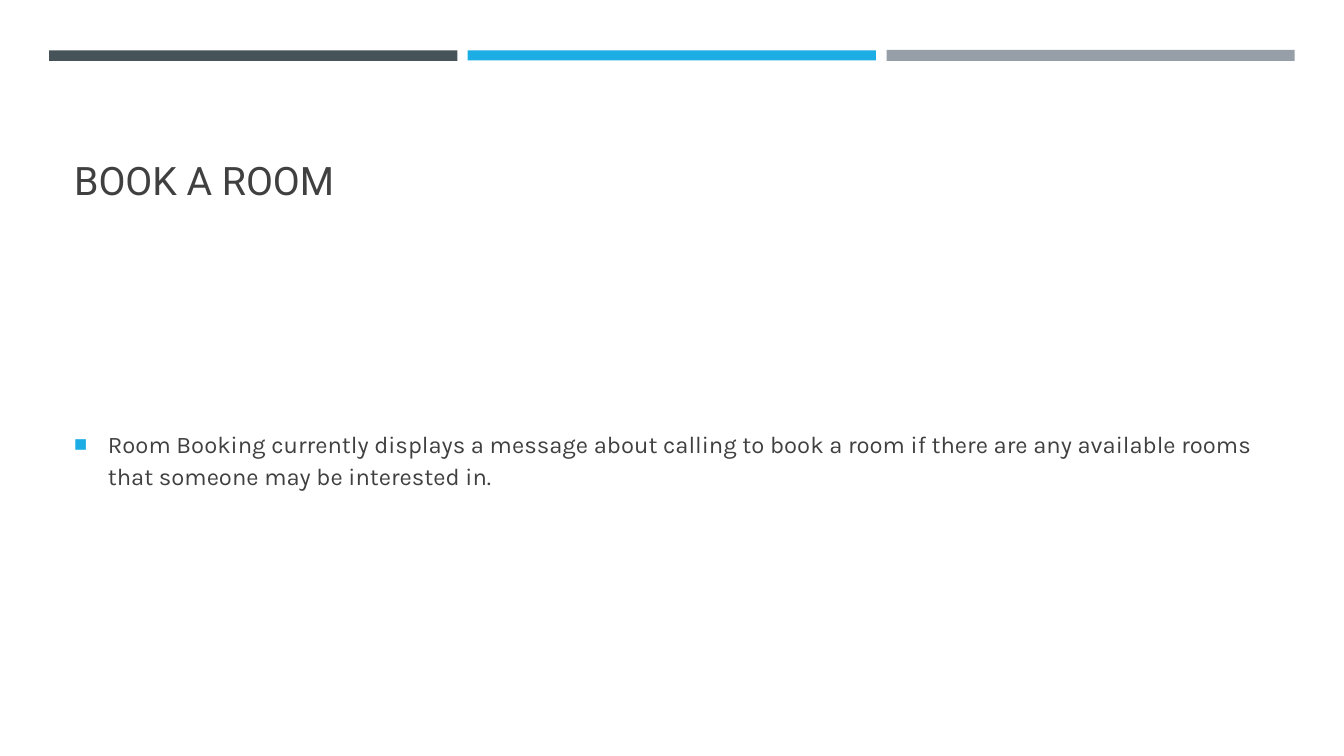
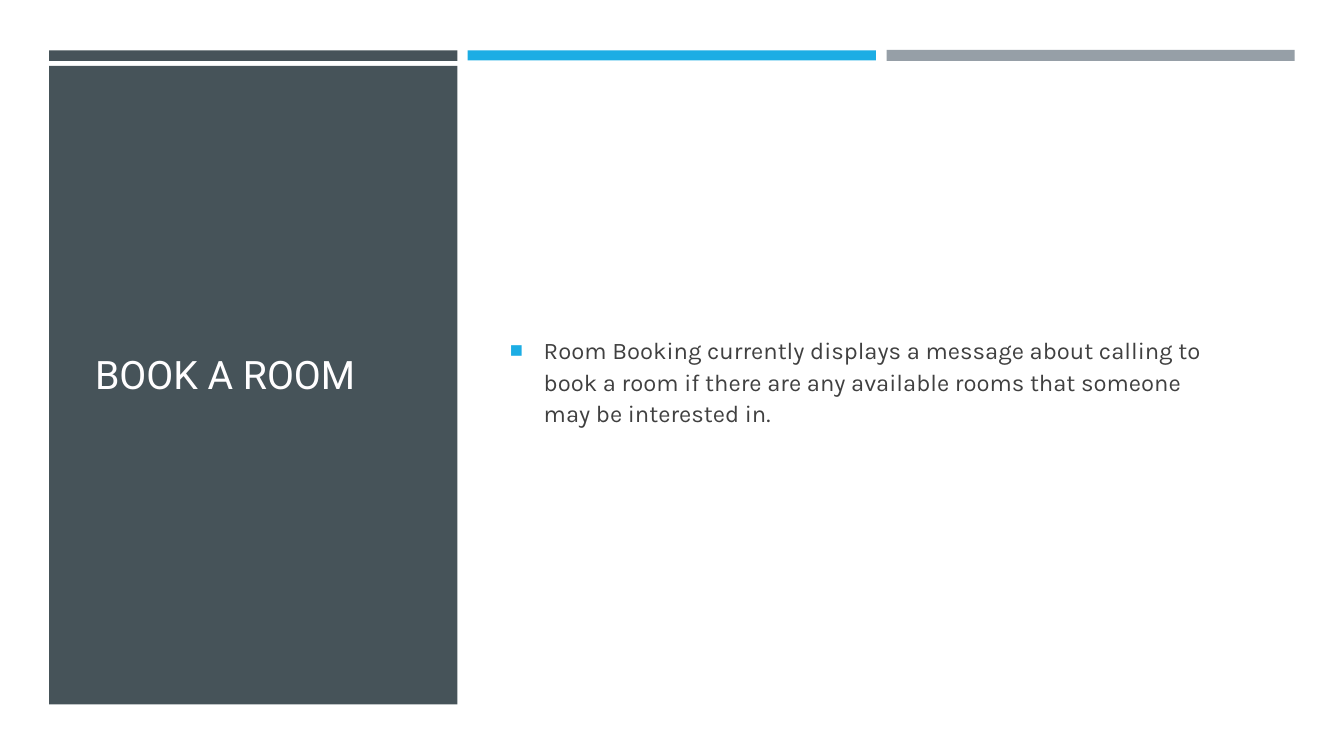
Before and after one commit to KershawK5646/CapstoneProject, a slide deck: slide 13 of Design Docs/Maker Space.pptx (slide 11 before the commit). Drawn at 1344x756 pixels with LibreOffice and Linux fonts; fonts in the diff are those of the drawing. Boxes give left, top, right and bottom in pixels: in the first picture for what was removed or moved away, otherwise in the second. Text is boxed around its words. In the diff, an @@ line names an element or a change of style, - is before the commit and + after.

```diff
--- a/Design Docs/Maker Space.pptx
+++ b/Design Docs/Maker Space.pptx
@@ rectangle added at <box>0,0,1344,756</box>, fill #FFFFFF @@
@@ rectangle added at <box>49,66,458,705</box>, fill #465359 @@
@@ title "BOOK A ROOM": place and size @@
-title "BOOK A ROOM" at <box>74,166,334,196</box>
+title "BOOK A ROOM" at <box>95,360,355,390</box>
@@ title "BOOK A ROOM" at <box>95,360,355,390</box>: text colour #404040 to #FFFEFF; vertical alignment bottom to middle @@
@@ text "Room Booking currently displays a ..." rewrapped from <box>108,436,1250,490</box> to <box>544,342,1200,428</box> @@
```
Also in this commit, not shown: 11 other slides changed, 3 slides added, 1 slide removed.
